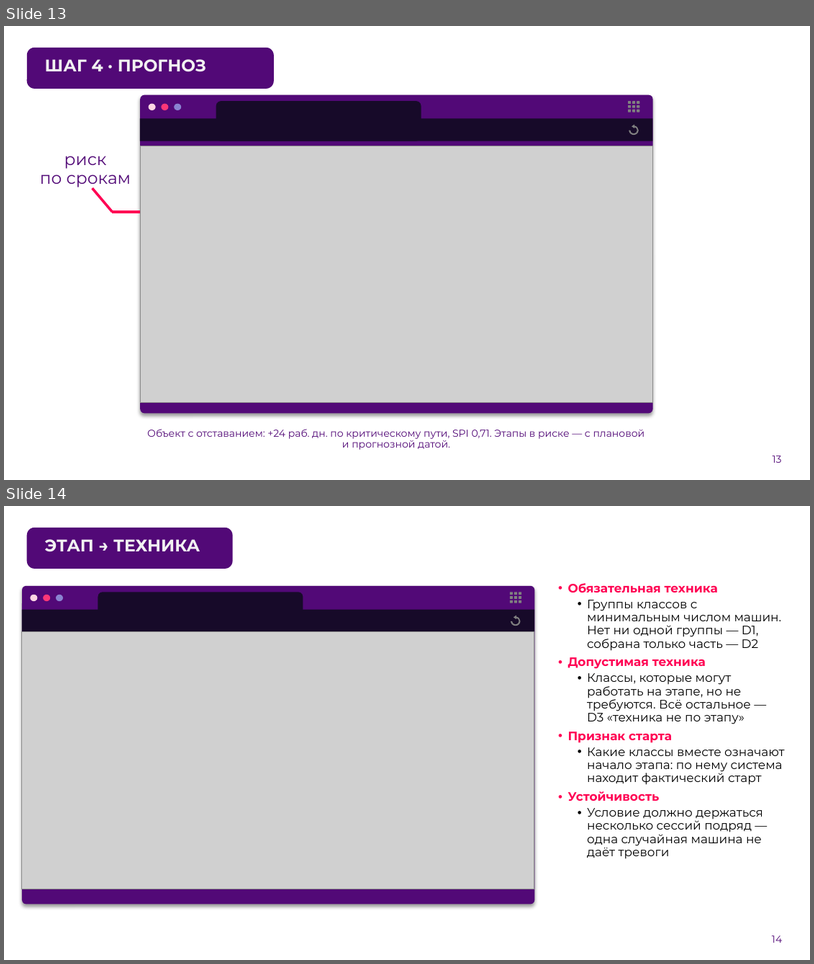
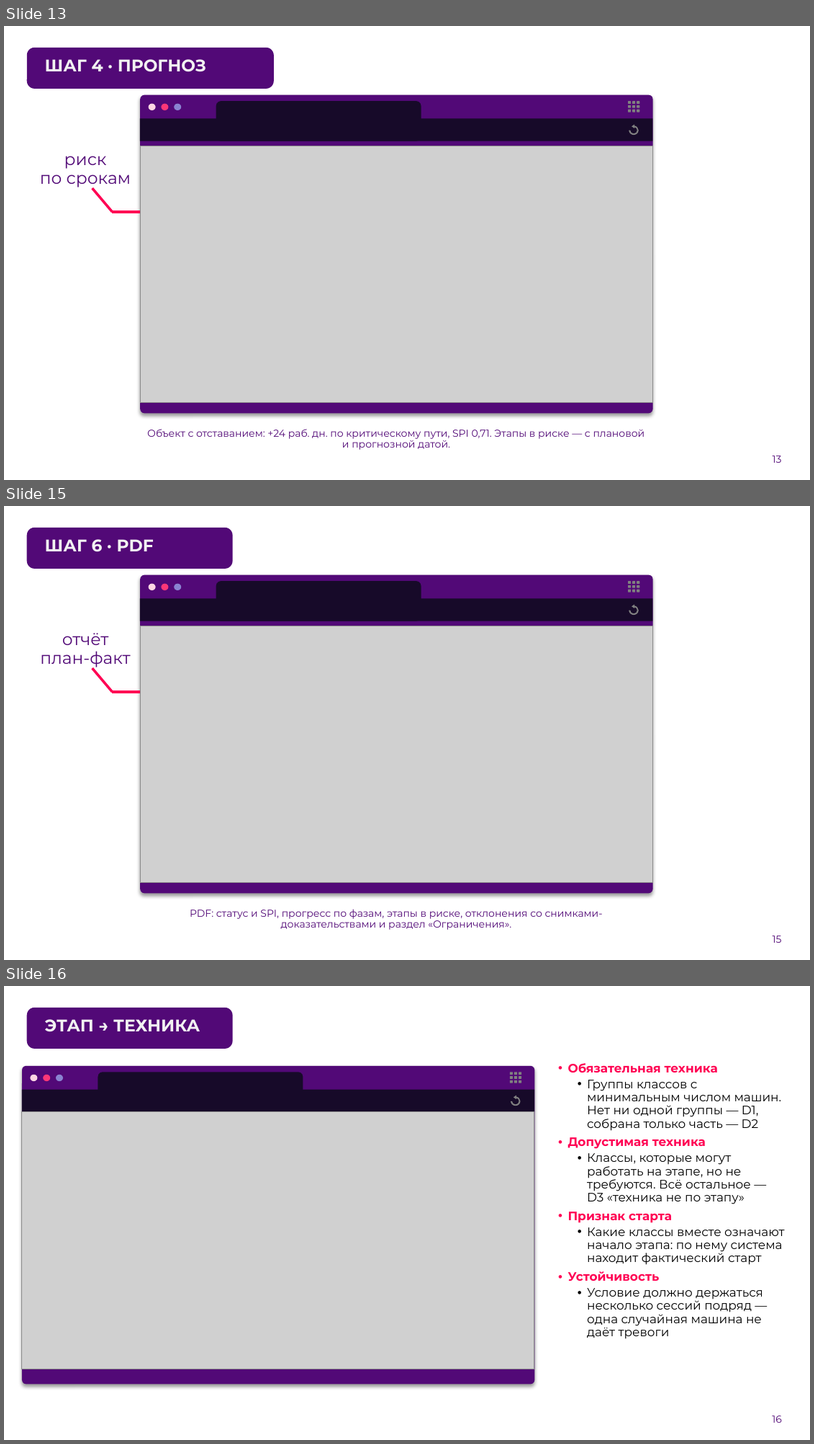
Before and after one commit to denbugg/ConstructionSupervision, a slide deck: docs/presentation.pptx. Shown one above the other, each under a label of ours: slides 13 and 14 before the commit, slides 13, 15 and 16 after it; the slides between them are not shown. The pictures are 814x964 and 814x1444 pixels, drawn with LibreOffice and Linux fonts; fonts in the diff are those of the drawing; grey boxes stand for pictures; background and template pictures are left out. Boxes give left, top, right and bottom in pixels: in the first picture for what was removed or moved away, otherwise in the second. Text is boxed around its words. In the diff, an @@ line names an element or a change of style, - is before the commit and + after.

```diff
--- a/docs/presentation.pptx
+++ b/docs/presentation.pptx
@@ slide 15 added at [4, 506, 810, 960], background picture (left out) @@
@@ rounded rectangle added at [27, 527, 233, 569], fill #520977 @@
@@ title added at [45, 539, 154, 552], 20 pt, text #F2F2F2, bold @@
+ШАГ 6 · PDF
@@ text added at [40, 633, 130, 667], 20 pt, text #520977 @@
+отчёт
+план-факт
@@ group added at [140, 575, 653, 893]: 10 freeform shapes, 4 ellipses, 2 rounded rectangles, 1 rectangle, 1 picture @@
@@ line added from (112, 692) to (93, 668), #FF0053 3 pt @@
@@ line added from (140, 692) to (112, 692), #FF0053 3 pt @@
@@ text added at [190, 908, 603, 929], 12 pt, text #520977 @@
+PDF: статус и SPI, прогресс по фазам, этапы в риске, отклонения со снимками-доказательствами и раздел «Ограничения».
@@ page number added at [773, 935, 782, 942], 12 pt, text #520977 @@
+15
@@ what was slide 14 is now slide 16 @@
@@ page number at [772, 1415, 782, 1422]: text changed @@
-14
+16
```
Also in this commit, not shown: 1 other slide added, 1 other file.
